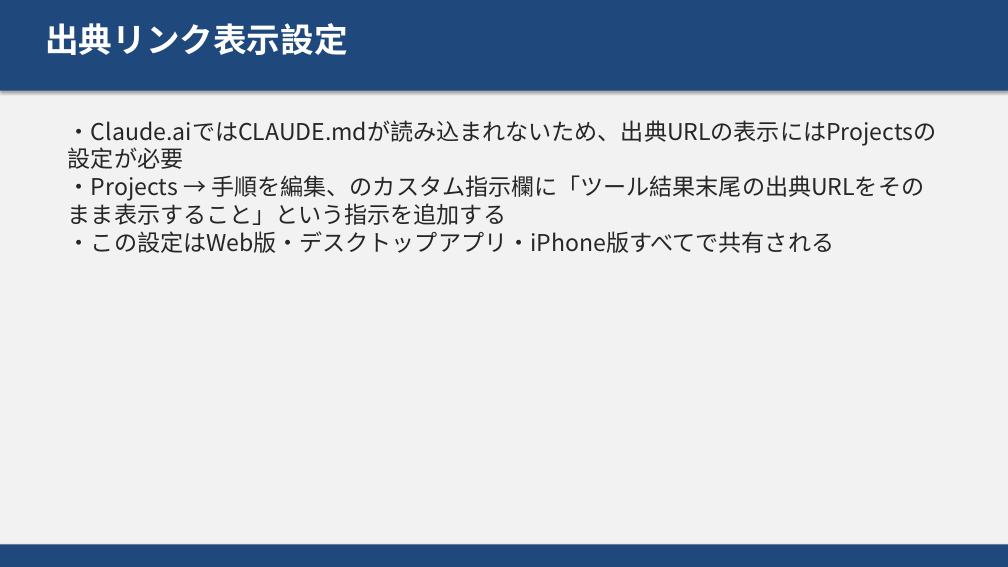
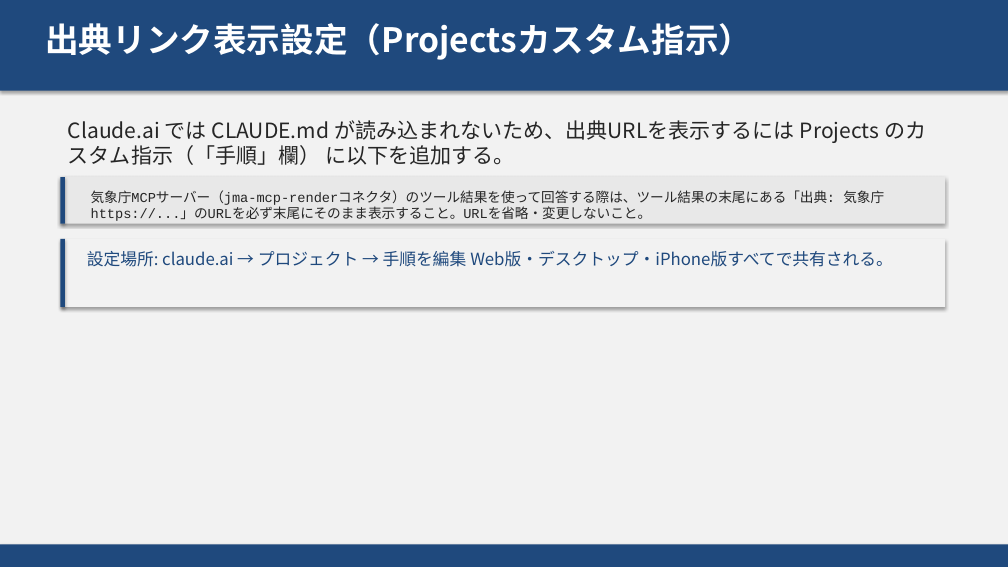
Before and after one commit to masauehr/ppt_auto, a slide deck: slide 16 of mcp_remort.pptx (slide 7 before the commit). Drawn at 1008x567 pixels with LibreOffice and Linux fonts; fonts in the diff are those of the drawing. Boxes give left, top, right and bottom in pixels: in the first picture for what was removed or moved away, otherwise in the second. Text is boxed around its words. In the diff, an @@ line names an element or a change of style, - is before the commit and + after.

```diff
--- a/mcp_remort.pptx
+++ b/mcp_remort.pptx
@@ text at (45, 23, 752, 60): text changed @@
-出典リンク表示設定
+出典リンク表示設定（Projectsカスタム指示）
@@ text added at (68, 120, 926, 165), 20 pt, text #262626 @@
+Claude.ai では CLAUDE.md が読み込まれないため、出典URLを表示するには Projects のカスタム指示（「手順」欄） に以下を追加する。
@@ rectangle added at (60, 177, 945, 224), fill #E8E8E8 @@
@@ rectangle added at (60, 177, 65, 224), fill #1F497D @@
@@ text added at (91, 190, 884, 221), 13 pt, text #262626 @@
+気象庁MCPサーバー（jma-mcp-renderコネクタ）のツール結果を使って回答する際は、ツール結果の末尾にある「出典: 気象庁 https://...」のURLを必ず末尾にそのまま表示すること。URLを省略・変更しないこと。
@@ rectangle added at (60, 239, 945, 307), fill #F2F2F2 @@
@@ rectangle added at (60, 239, 65, 307), fill #1F497D @@
@@ text at (87, 251, 893, 267): text changed; size 22 to 16 pt; text colour #262626 to #1F497D @@
-・Claude.aiではCLAUDE.mdが読み込まれないため、出典URLの表示にはProjectsの設定が必要
-・Projects → 手順を編集、のカスタム指示欄に「ツール結果末尾の出典URLをそのまま表示すること」という指示を追加する
-・この設定はWeb版・デスクトップアプリ・iPhone版すべてで共有される
+設定場所: claude.ai → プロジェクト → 手順を編集 Web版・デスクトップ・iPhone版すべてで共有される。
```
Also in this commit, not shown: 7 other slides changed, 10 slides added, 1 slide removed, 6 other files.
